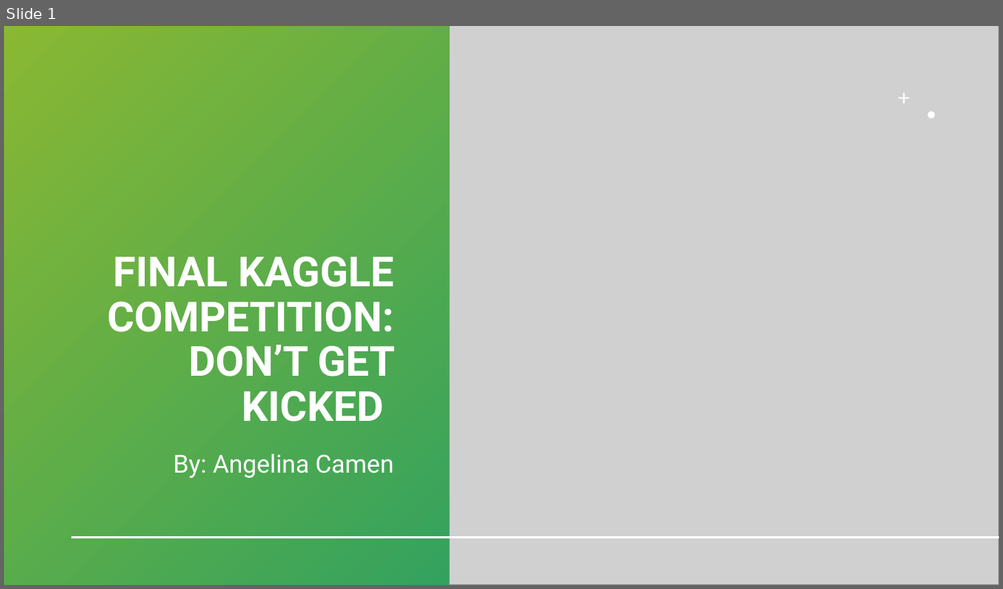
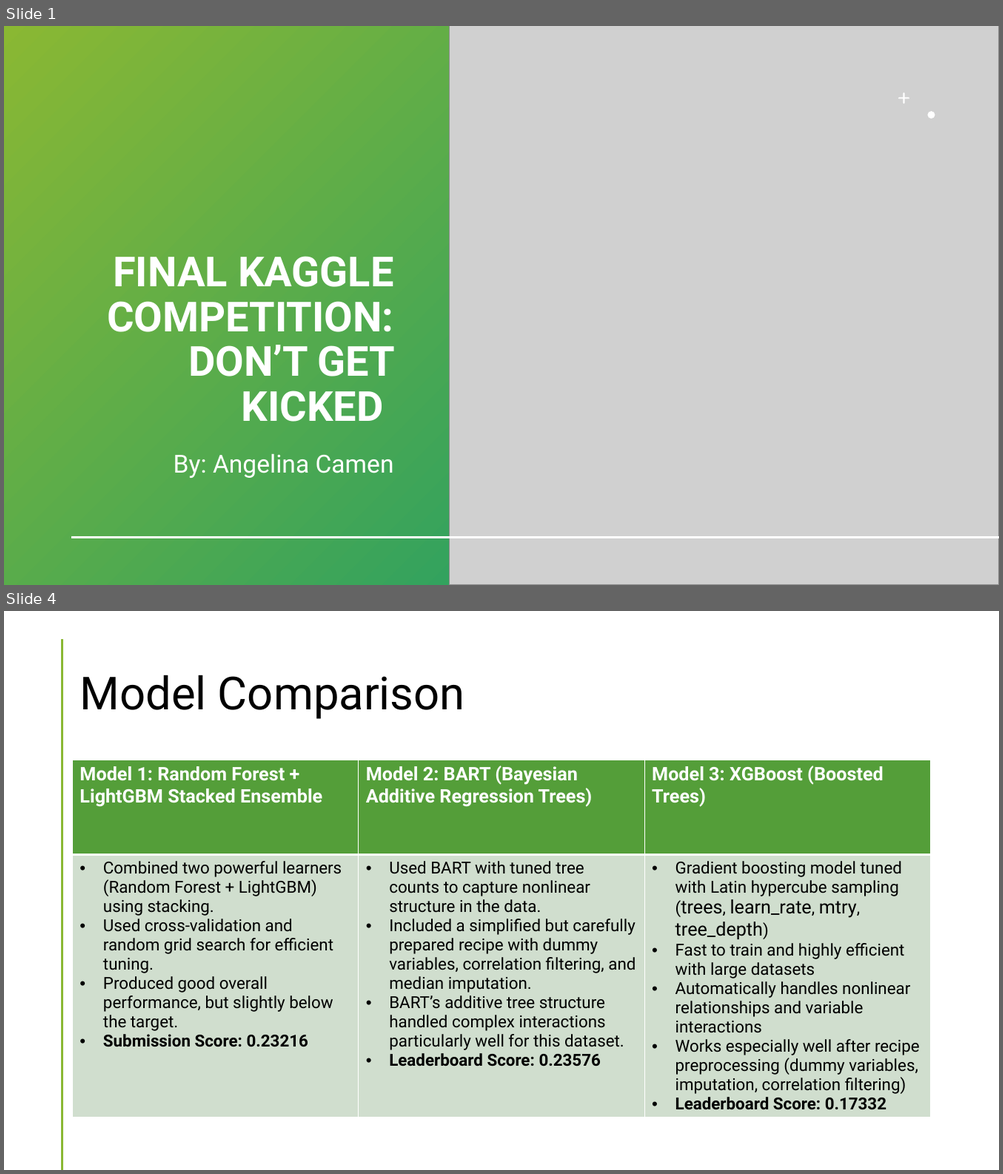
Before and after one commit to angelinacamen/FinalKaggleCompetition, a slide deck: STAT348 Final Competition.pptx. Shown one above the other, each under a label of ours: slide 1 before the commit, slides 1 and 4 after it; the slides between them are not shown. The pictures are 1003x589 and 1003x1174 pixels, drawn with LibreOffice and Linux fonts; fonts in the diff are those of the drawing; grey boxes stand for pictures. Boxes give left, top, right and bottom in pixels: in the first picture for what was removed or moved away, otherwise in the second. Text is boxed around its words. In the diff, an @@ line names an element or a change of style, - is before the commit and + after.

```diff
--- a/STAT348 Final Competition.pptx
+++ b/STAT348 Final Competition.pptx
@@ slide 4 added at (x1=4, y1=611, x2=999, y2=1170), background #FFFFFF @@
@@ line added from (62, 640) to (62, 1170), #029676 2 pt @@
@@ title added at (x1=79, y1=675, x2=465, y2=719), 44 pt, text #000000 @@
+Model Comparison
@@ table added at (x1=73, y1=760, x2=930, y2=1146), 2 rows, 3 columns @@
+Model 1: Random Forest + LightGBM Stacked Ensemble | Model 2: BART (Bayesian Additive Regression Trees) | Model 3: XGBoost (Boosted Trees)
+Combined two powerful learners (Random Forest + LightGBM) using stacking. / Used cross-validation and random grid search for efficient tuning. / Produced good overall performance, but slightly below the target. / Submission Score: 0.23216 | Used BART with tuned tree counts to capture nonlinear structure in the data. / Included a simplified but carefully prepared recipe with dummy variables, correlation filtering, and median imputation. / BART’s additive tree structure handled complex interactions particularly well for this dataset. / Leaderboard Score: 0.23576 | Gradient boosting model tuned with Latin hypercube sampling (trees, learn_rate, mtry, tree_depth) / Fast to train and highly efficient with large datasets / Automatically handles nonlinear relationships and variable interactions / Works especially well after recipe preprocessing (dummy variables, imputation, correlation filtering) / Leaderboard Score: 0.17332
```
Also in this commit, not shown: 2 slides changed, 1 other slide added, 2 slides removed, 2 other files.
